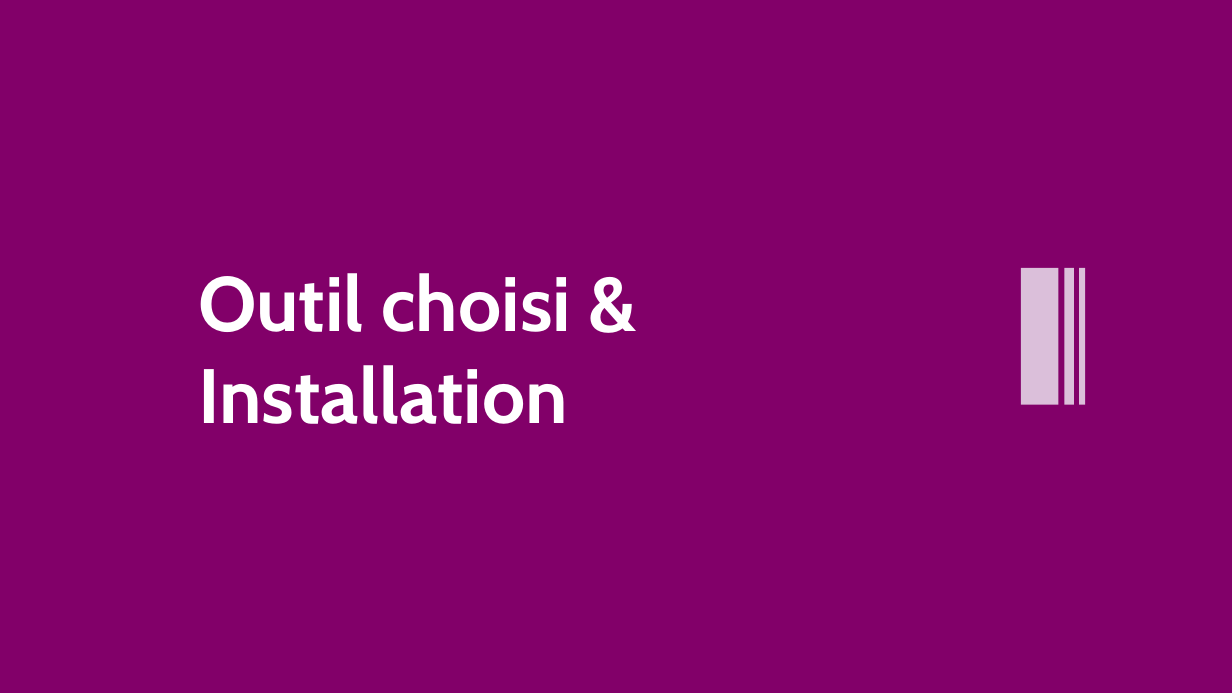
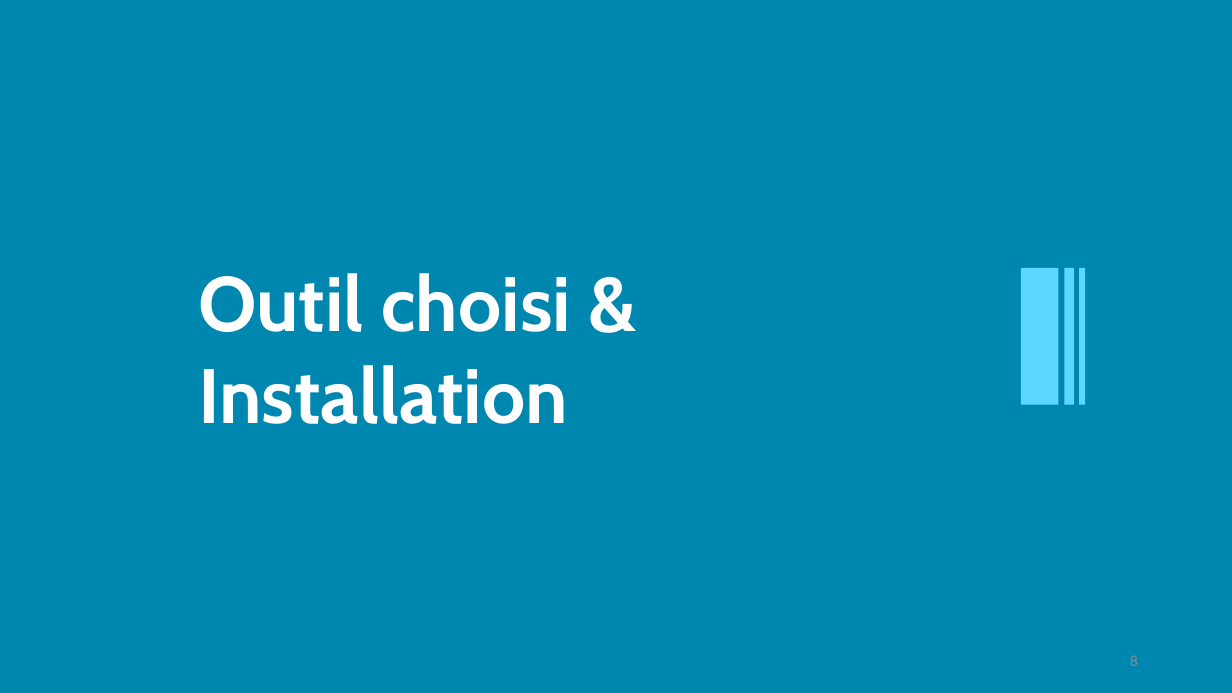
Before and after one commit to web-ai-master/academic-projects, a slide deck: slide 8 of Architecture SGBD/Project/presentation/Presentation-projet-SQLite.pptx. Drawn at 1232x693 pixels with LibreOffice and Linux fonts; fonts in the diff are those of the drawing. Boxes give left, top, right and bottom in pixels: in the first picture for what was removed or moved away, otherwise in the second. Text is boxed around its words. In the diff, an @@ line names an element or a change of style, - is before the commit and + after.

```diff
--- a/Architecture SGBD/Project/presentation/Presentation-projet-SQLite.pptx
+++ b/Architecture SGBD/Project/presentation/Presentation-projet-SQLite.pptx
@@ background #820069 to #0087AF @@
@@ fill #DBBFDA to #5BD8FF in 3 elements at (1021,268,1059,405), (1065,268,1074,405), (1080,268,1086,405) @@
@@ page number added at (1130,655,1138,666), 12 pt, text #8C8C8C @@
+8
```
Also in this commit, not shown: 10 other slides changed, 45 slides added, 2 slides removed, 23 other files.
